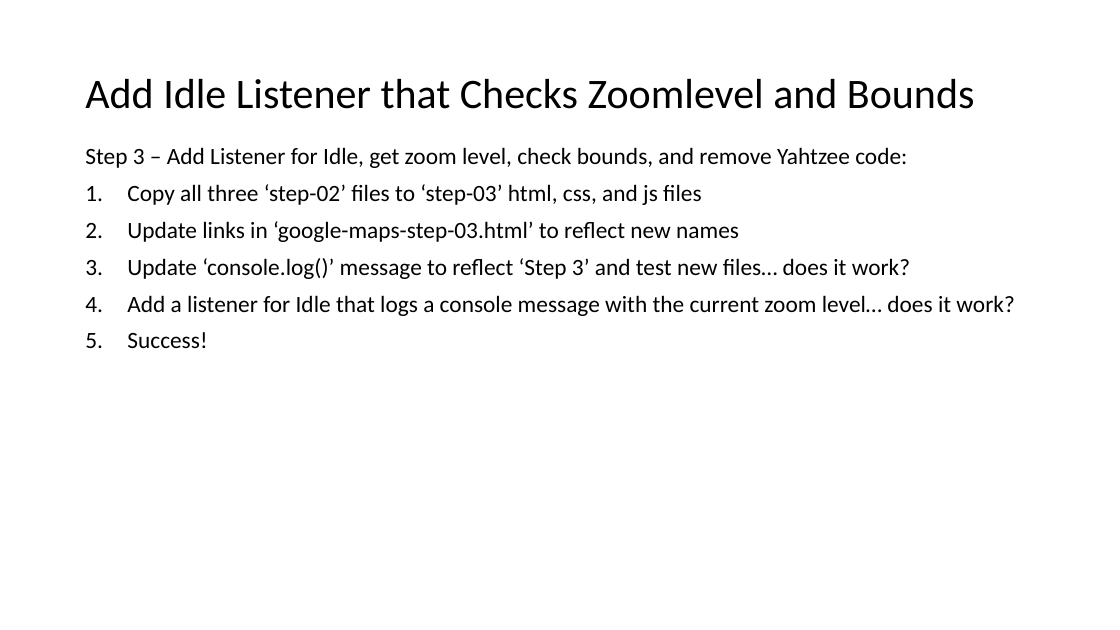
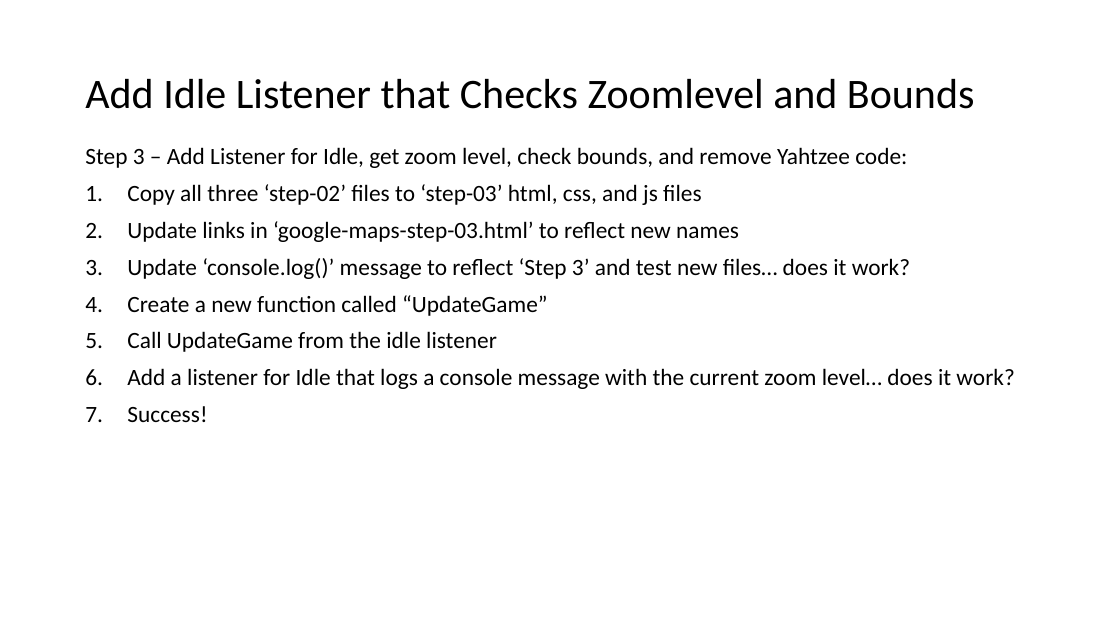
Before and after one commit to EricJPogue/www-epogue-info, a slide deck: slide 9 of CPSC-24700/Presentations/session-22.pptx (slide 8 before the commit). Drawn at 1120x630 pixels with LibreOffice and Linux fonts; fonts in the diff are those of the drawing; background and template pictures are left out. Boxes give left, top, right and bottom in pixels: in the first picture for what was removed or moved away, otherwise in the second. Text is boxed around its words. In the diff, an @@ line names an element or a change of style, - is before the commit and + after.

```diff
--- a/CPSC-24700/Presentations/session-22.pptx
+++ b/CPSC-24700/Presentations/session-22.pptx
@@ text at (127,295,548,352): paragraphs added @@
+4. Create a new function called “UpdateGame”
+5. Call UpdateGame from the idle listener
```
Also in this commit, not shown: 5 other slides changed, 1 slide added, 4 other files.
